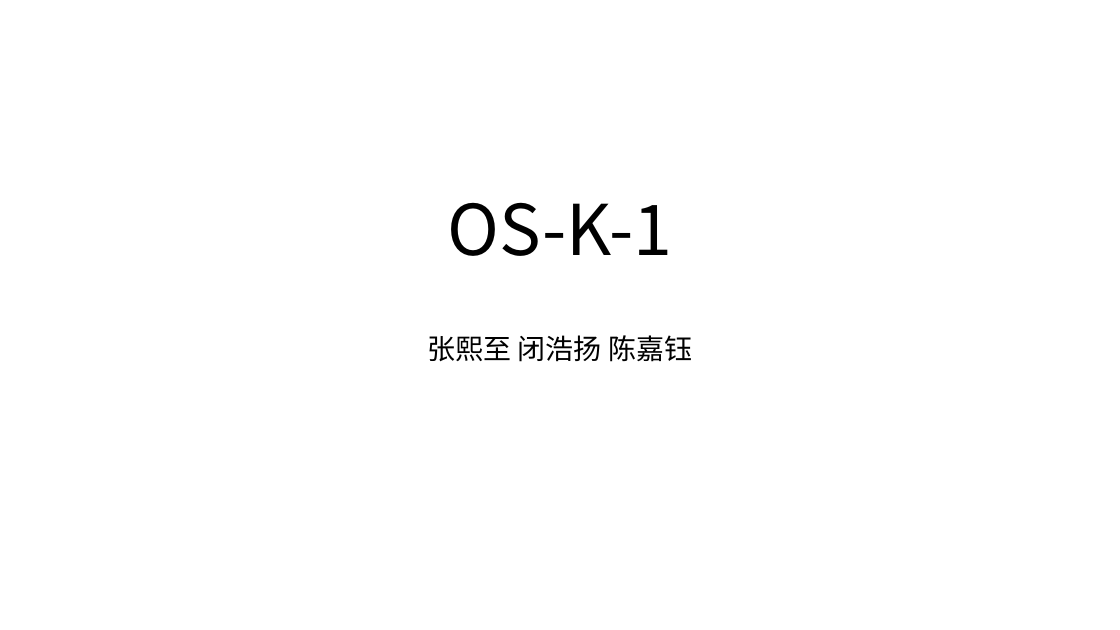
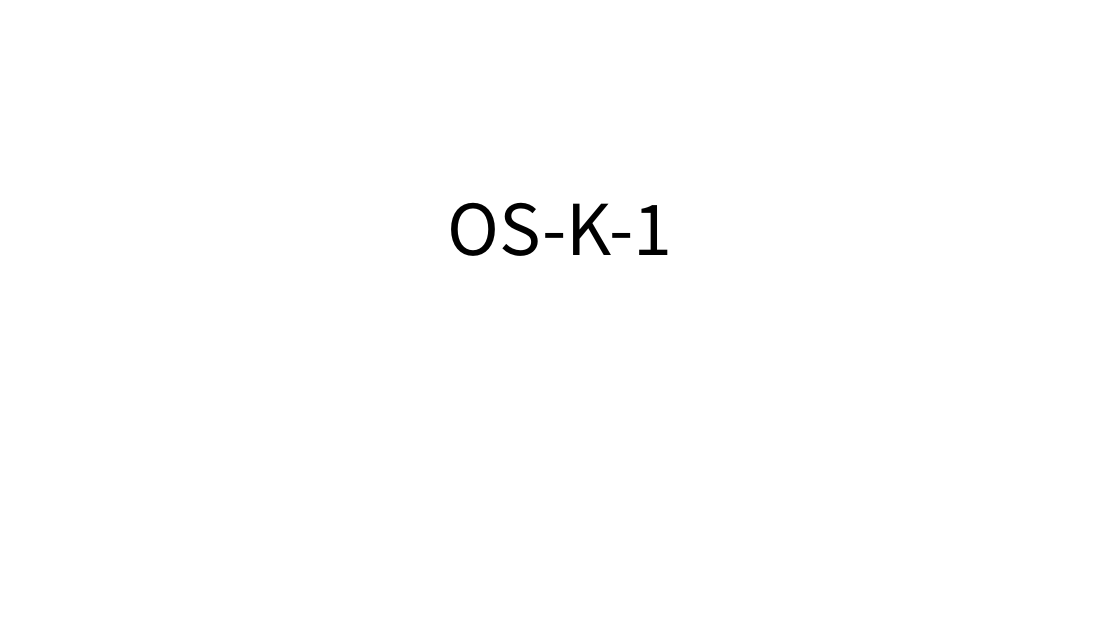
Before and after one commit to scPointer/maturin, a slide deck: slide 1 of repo/0326.pptx. Drawn at 1120x630 pixels with LibreOffice and Linux fonts; fonts in the diff are those of the drawing. Boxes give left, top, right and bottom in pixels: in the first picture for what was removed or moved away, otherwise in the second. Text is boxed around its words. In the diff, an @@ line names an element or a change of style, - is before the commit and + after.

```diff
--- a/repo/0326.pptx
+++ b/repo/0326.pptx
@@ subtitle removed at box(428, 335, 692, 362) @@
-张熙至 闭浩扬 陈嘉钰
```
Also in this commit, not shown: 2 other files.
